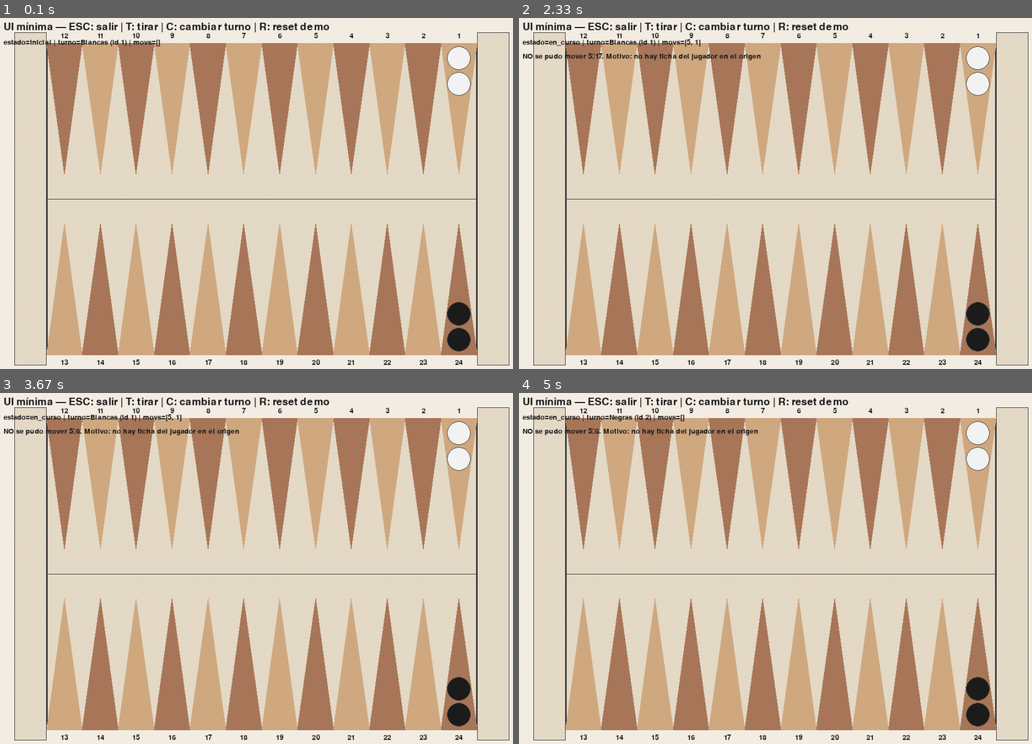
Above: before the commit, frames 1-4 (two rows, left to right).
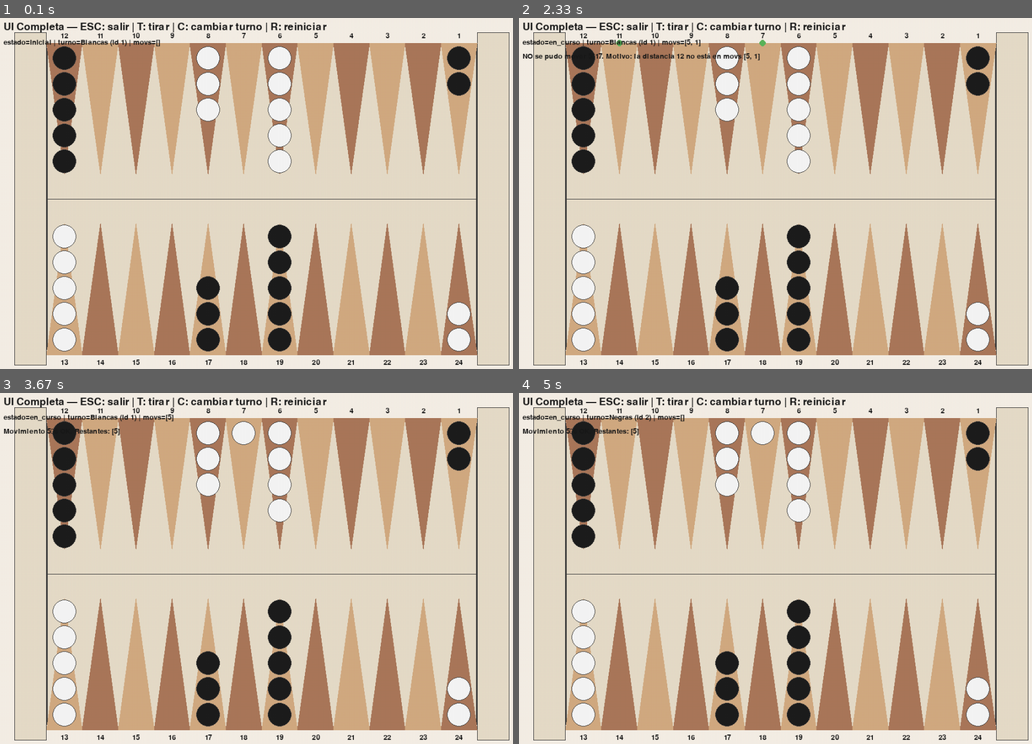
Above: after the commit, the same moments.

Repository: um-computacion/computacion-2025-backgammon-maxinavesi1
Game: pygame game, started from backgammon/pygame/pygame_ui.py
Two runs of this game, one before a commit and one after it. Both use one fixed random seed, a clock stepped at 60 frames per second and the inputs below.
Inputs (mouse positions are in pixels of both pictures, inside the frame that each line leads up to):
- Up to frame 1 (0.1 s): no input
- Up to frame 2 (2.33 s): click (780, 200) at 0.38 s; tap R at 0.67 s; tap T at 1.5 s; click (790, 70) at 1.88 s; click (754, 295) at 2.22 s
- Up to frame 3 (3.67 s): click (246, 508) at 2.55 s
- Up to frame 4 (5 s): tap C at 3.83 s

The runs differ from the first frame. In frame 1, 8.3% of the frame differs, in the area x 3-92%, y 1-96%; in frame 2, 8.5%; in frame 3, 8.6%, in the area x 0-92%, y 1-96%; in frame 4, 8.6%.

Commit message:
Posicion inicial incluida en el proyecto

Diff:
--- a/backgammon/CLI/main.py
+++ b/backgammon/CLI/main.py
@@ -28,7 +28,7 @@
     j1 = Jugador("Blancas")
     j2 = Jugador("Negras")
     juego = Juego(j1, j2)
-
+    juego.reiniciar()
     i = 0
     while i < len(args):
         cmd = args[i]
--- a/backgammon/core/tablero.py
+++ b/backgammon/core/tablero.py
@@ -18,10 +18,30 @@
         self.__barra__ = {}
 
     def preparar_posicion_inicial(self):
-        """Deja el tablero en estado inicial VACÍO (los tests colocan fichas)."""
+        """Limpia todos los puntos, la barra y las salidas del tablero."""
         self.__puntos__ = [[] for _ in range(PUNTOS)]
         self.__salidas__ = {}
         self.__barra__ = {}
+
+    def posicion_inicial_estandar(self, j1_id: int, j2_id: int):
+        """
+        Configura el tablero con la distribución de fichas inicial estándar de Backgammon
+        """
+        self.preparar_posicion_inicial()
+        posiciones = [
+            (j1_id, 23, 2),
+            (j1_id, 12, 5),
+            (j1_id, 7, 3),
+            (j1_id, 5, 5),
+            (j2_id, 0, 2),
+            (j2_id, 11, 5),
+            (j2_id, 16, 3),
+            (j2_id, 18, 5)
+        ]
+
+        for pid, punto, cantidad in posiciones:
+            for _ in range(cantidad):
+                self.colocar_ficha(pid, punto)
 
     def validar_indice_punto(self, i):
         """Valida si el índice de punto está dentro del rango 0..23."""
--- a/backgammon/pygame/pygame_ui.py
+++ b/backgammon/pygame/pygame_ui.py
@@ -1,18 +1,17 @@
-"""Demo Pygame con estado de juego + clicks para mover.
+"""Interfaz Gráfica de Backgammon utilizando Pygame.
+
+Muestra el tablero con la posición inicial estándar y permite movimientos, capturas
+y bearing off (sacar fichas).
 
 Teclas:
   ESC   → salir
   T     → tirar dados
   C     → cambiar turno
-  R     → reset DEMO (2 fichas J1 en 0 y 2 fichas J2 en 23)
+  R     → reiniciar a la posición inicial estándar
 
 Clicks:
   • Click en un punto para seleccionarlo (origen).
   • Click en otro punto o en la barra de salida (laterales) para intentar mover/sacar (destino).
-  • Si falla, se muestra el motivo (juego.ultimo_error()).
-
-Ejecución:
-    python -m backgammon.pygame.pygame_ui
 """
 from __future__ import annotations
 import sys
@@ -49,7 +48,7 @@
 _BOARD_RECT: pygame.Rect | None = None
 
 def _board_rect() -> pygame.Rect:
-    """Rectángulo del tablero interno con márgenes."""
+    """Calcula y retorna el rectángulo del tablero interno con márgenes."""
     global _BOARD_RECT
     rect = pygame.Rect(
         MARGEN_X + OUT_BAR_W,
@@ -62,11 +61,12 @@
 
 
 def _tri_w() -> float:
+    """Calcula el ancho de cada triángulo (punto)."""
     return _BOARD_RECT.width / 12.0
 
 
 def _point_index_to_display(idx: int) -> tuple[str, int]:
-    """Mapeo 0..23 -> ('top'/'bottom', col_visual 0..11)."""
+    """Mapea el índice lógico (0-23) al cuadrante y columna visual (0-11)."""
     if 0 <= idx <= 11:
         return 'top', 11 - idx
     else:
@@ -74,7 +74,7 @@
 
 
 def _point_center(idx: int) -> tuple[int, int]:
-    """Centro base de un punto para dibujar marcas/hints (no fichas apiladas)."""
+    """Calcula el centro horizontal de un punto para dibujar marcadores."""
     row, col_vis = _point_index_to_display(idx)
     x = int(_BOARD_RECT.left + col_vis * _tri_w() + _tri_w() / 2)
     y = _BOARD_RECT.top if row == 'top' else _BOARD_RECT.bottom
@@ -82,9 +82,8 @@
 
 
 def _dibujar_triangulos(surface: pygame.Surface) -> None:
-    """Triángulos alternados del tablero (arriba/abajo)."""
-    if _BOARD_RECT is None:
-        return
+    """Dibuja los 24 triángulos (puntos) del tablero."""
+    if _BOARD_RECT is None: return
 
     for col_vis in range(12):
         x0 = _BOARD_RECT.left + col_vis * _tri_w()
@@ -101,13 +100,11 @@
 
 
 def _dibujar_marco_y_labels(surface: pygame.Surface, font: pygame.font.Font) -> None:
-    """Marco del tablero, línea central y numeración 12..1 / 13..24."""
-    if _BOARD_RECT is None:
-        return
+    """Dibuja el marco y la numeración 12..1 / 13..24."""
+    if _BOARD_RECT is None: return
 
     pygame.draw.rect(surface, BOARD_COLOR, _BOARD_RECT, border_radius=12)
     pygame.draw.rect(surface, LINE, _BOARD_RECT, 2, border_radius=12)
-
     pygame.draw.line(surface, LINE, (_BOARD_RECT.left, _BOARD_RECT.centery),
                      (_BOARD_RECT.right, _BOARD_RECT.centery), 1)
 
@@ -129,6 +126,7 @@
 def _draw_checker(surface: pygame.Surface, center: tuple[int, int], radius: int,
                   color_rgb: tuple[int, int, int], label: int | None,
                   font: pygame.font.Font) -> None:
+    """Dibuja una ficha individual con su borde y etiqueta de stack si aplica."""
     pygame.draw.circle(surface, color_rgb, center, radius)
     pygame.draw.circle(surface, LINE, center, radius, 1)
     if label:
@@ -137,9 +135,8 @@
 
 
 def _dibujar_fichas(surface: pygame.Surface, juego: Juego, font: pygame.font.Font) -> None:
-    """Dibuja las fichas apiladas con contador en la última si hay overflow."""
-    if _BOARD_RECT is None:
-        return
+    """Dibuja las fichas apiladas en los puntos del tablero."""
+    if _BOARD_RECT is None: return
 
     triw = _tri_w()
     radius = int(triw * 0.38)
@@ -178,9 +175,8 @@
 
 
 def _dibujar_barra(surface: pygame.Surface, juego: Juego, font: pygame.font.Font) -> None:
-    """Muestra cuántas fichas tiene cada jugador en la barra central."""
-    if _BOARD_RECT is None:
-        return
+    """Muestra cuántas fichas tiene cada jugador en la barra central (Bar)."""
+    if _BOARD_RECT is None: return
 
     j1_id = juego.jugadores[0].id
     j2_id = juego.jugadores[1].id
@@ -189,14 +185,13 @@
     b2 = juego.tablero.fichas_en_barra(j2_id)
 
     bar_rect = pygame.Rect(_BOARD_RECT.centerx - 10, _BOARD_RECT.top, 20, _BOARD_RECT.height)
-
     if b1 > 0:
         cy_start = _BOARD_RECT.top + 30
         cy_step = 25
         txt = font.render(str(b1), True, COLOR_TEXTO if COLOR_J1 == (245, 245, 245) else COLOR_J1)
         for i in range(min(b1, 5)):
              _draw_checker(surface, (bar_rect.centerx, cy_start + i * cy_step), 10, COLOR_J1, None, font)
-        surface.blit(txt, (bar_rect.centerx - 10, cy_start + min(b1, 5) * cy_step)) # Contador
+        surface.blit(txt, (bar_rect.centerx - 10, cy_start + min(b1, 5) * cy_step))
 
     if b2 > 0:
         cy_start = _BOARD_RECT.bottom - 30
@@ -204,13 +199,16 @@
         txt = font.render(str(b2), True, COLOR_TEXTO if COLOR_J2 == (30, 30, 30) else COLOR_J2)
         for i in range(min(b2, 5)):
              _draw_checker(surface, (bar_rect.centerx, cy_start - i * cy_step), 10, COLOR_J2, None, font)
-        surface.blit(txt, (bar_rect.centerx - 10, cy_start - min(b2, 5) * cy_step - 20)) # Contador
-
-
-def __dibujar_bearing_off_bar__(surface: pygame.Surface, juego: Juego, font: pygame.font.Font) -> None:
+        surface.blit(txt, (bar_rect.centerx - 10, cy_start - min(b2, 5) * cy_step - 20))
+
+
+def _draw_bearing_off_bar(surface: pygame.Surface, juego: Juego, font: pygame.font.Font) -> None:
     """Dibuja las barras laterales de Bearing Off (Salida) y el conteo."""
+    if _BOARD_RECT is None: return
+
     j1_id = juego.jugadores[0].id
     j2_id = juego.jugadores[1].id
+
     j1_salidas = juego.tablero.fichas_salidas(j1_id)
     rect_j1 = pygame.Rect(OUT_BAR_X_J1, MARGEN_Y, OUT_BAR_W, ALTO - 2 * MARGEN_Y)
     pygame.draw.rect(surface, BOARD_COLOR, rect_j1)
@@ -231,39 +229,30 @@
 
 
 def _dibujar_hints(surface: pygame.Surface, origen: int | None, movs: list[int], juego: Juego) -> None:
-    """Pistas (puntitos) en destinos posibles desde 'origen' según los dados."""
-    if origen is None or not movs:
+    """Dibuja pistas visuales (puntos verdes) en los destinos posibles."""
+    if origen is None or not movs or _BOARD_RECT is None:
         return
 
     pid = juego.jugador_actual.id
     posibles = set()
 
     for d in movs:
-        destino_potencial = 0
-        if origen == 0 and juego._en_barra(pid):
-            if pid % 2 != 0: destino_potencial = origen + d
-
-        elif origen == 23 and juego._en_barra(pid):
-            if pid % 2 == 0: destino_potencial = origen - d
-
-        elif pid % 2 != 0:
-            destino_potencial = origen + d
-        else:
-            destino_potencial = origen - d
-
-        if 0 <= destino_potencial < PUNTOS:
-            ok, _ = juego._validar_movimiento(origen, destino_potencial)
+        destino_fwd = origen + d if pid % 2 != 0 else origen - d
+
+        if 0 <= destino_fwd < PUNTOS:
+            ok, _ = juego._validar_movimiento(origen, destino_fwd)
             if ok:
-                posibles.add(destino_potencial)
+                posibles.add(destino_fwd)
 
         if juego.tablero.puede_sacar_fichas(pid):
-            dist_req = PUNTOS - origen if pid % 2 != 0 else origen + 1
-            if d >= dist_req:
+            ok, _ = juego._validar_movimiento(origen, PUNTOS)
+            if ok:
                  posibles.add(PUNTOS)
 
     for idx in posibles:
         if idx == PUNTOS:
-            rect = pygame.Rect(OUT_BAR_X_J1 if pid % 2 != 0 else OUT_BAR_X_J2, _BOARD_RECT.centery - 10, OUT_BAR_W, 20)
+            rect = pygame.Rect(OUT_BAR_X_J1 if pid % 2 != 0 else OUT_BAR_X_J2,
+                               _BOARD_RECT.centery - 10, OUT_BAR_W, 20)
             pygame.draw.rect(surface, COLOR_HINT, rect, border_radius=6)
         else:
             x, y = _point_center(idx)
@@ -271,9 +260,8 @@
 
 
 def _punto_desde_xy(x: int, y: int) -> int | None:
-    """Mapear click a índice 0..23 en función de columnas y mitad superior/inferior."""
-    if _BOARD_RECT is None:
-        return None
+    """Mapear click a índice 0..23 en el tablero central."""
+    if _BOARD_RECT is None: return None
 
     triw = _tri_w()
     fila_sup = y < _BOARD_RECT.centery
@@ -311,32 +299,19 @@
 
     return None
 
-
-def _demo_reset(juego: Juego) -> None:
-    """Tablero vacío + 2 fichas del jugador actual en 0 y 2 del otro en 23."""
-    t = juego.tablero
-    t.preparar_posicion_inicial()
-    j1 = juego.jugadores[0].id
-    j2 = juego.jugadores[1].id
-    t.colocar_ficha(j1, 0); t.colocar_ficha(j1, 0)
-    t.colocar_ficha(j2, 23); t.colocar_ficha(j2, 23)
-
-
 def iniciar_ui(ancho: int = ANCHO, alto: int = ALTO) -> None:
     pygame.init()
     pygame.font.init()
 
     flags = pygame.SCALED if hasattr(pygame, "SCALED") else 0
     screen = pygame.display.set_mode((ancho, alto), flags=flags)
-    pygame.display.set_caption("Backgammon — demo")
+    pygame.display.set_caption("Backgammon — Computación 2025")
     clock = pygame.time.Clock()
-
     f28 = pygame.font.Font(None, 28)
     f20 = pygame.font.Font(None, 20)
-
     j1 = Jugador("Blancas"); j2 = Jugador("Negras")
     juego = Juego(j1, j2)
-    _demo_reset(juego)
+    juego.reiniciar()
 
     ultimo_txt = None
     seleccionado: int | None = None
@@ -357,7 +332,7 @@
                 elif ev.key == pygame.K_c:
                     juego.cambiar_turno(); seleccionado = None
                 elif ev.key == pygame.K_r:
-                    _demo_reset(juego); ultimo_txt = None; seleccionado = None
+                    juego.reiniciar(); ultimo_txt = None; seleccionado = None
             elif ev.type == pygame.MOUSEBUTTONDOWN and ev.button == 1:
                 idx = _point_or_out_bar_from_xy(*ev.pos)
 
@@ -387,12 +362,12 @@
                                 msg = (f"NO se pudo mover {seleccionado}→{idx}. "
                                        f"Motivo: {juego.ultimo_error() or 'movimiento inválido'}")
                             ultimo_txt = f20.render(msg, True, COLOR_TEXTO)
-
         screen.fill(BG_COLOR)
 
-        __dibujar_bearing_off_bar__(screen, juego, f20)
+        _draw_bearing_off_bar(screen, juego, f20)
         _dibujar_marco_y_labels(screen, f20)
         _dibujar_triangulos(screen)
+
         _dibujar_hints(screen, seleccionado, juego.movimientos_disponibles(), juego)
         _dibujar_fichas(screen, juego, f20)
         _dibujar_barra(screen, juego, f20)
@@ -400,7 +375,7 @@
         estado = (f"estado={juego.estado} | turno={juego.jugador_actual.nombre} "
                   f"(id {juego.jugador_actual.id}) | movs={juego.movimientos_disponibles()}")
         titulo = f28.render(
-            "UI mínima — ESC: salir | T: tirar | C: cambiar turno | R: reset demo", True, COLOR_TEXTO
+            "UI Completa — ESC: salir | T: tirar | C: cambiar turno | R: reiniciar", True, COLOR_TEXTO
         )
         info = f20.render(estado, True, COLOR_TEXTO)
 
--- a/backgammon/tests/test_juego.py
+++ b/backgammon/tests/test_juego.py
@@ -3,6 +3,7 @@
 from backgammon.core.jugador import Jugador
 from backgammon.core.tablero import PUNTOS, FICHAS_POR_JUGADOR
 from backgammon.core.tablero import Tablero
+from backgammon.core.tablero import Checker
 
 class _TableroFalso:
     def __init__(self, ganador_id):
@@ -319,9 +320,9 @@
     def test_mover_ficha_falla_por_bloqueo_registra_error(self):
         g = Juego(Jugador("A"), Jugador("B"))
         pid = g.jugador_actual.id
-        g.tablero.colocar_ficha(pid, 0)
         rival = 2 if pid == 1 else 1
-        g.tablero.__puntos__[4] = [rival, rival]
+        g.tablero.colocar_ficha(pid, 0)
+        g.tablero.__puntos__[4] = [Checker(rival), Checker(rival)]
         g.__movs_restantes__ = [4]
         ok = g.mover_ficha(0, 4)
         self.assertFalse(ok)
@@ -364,7 +365,7 @@
         pid = g.jugador_actual.id
         rival = 2 if pid == 1 else 1
         g.tablero.colocar_ficha(pid, 0)
-        g.tablero.__puntos__[4] = [rival, rival]
+        g.tablero.__puntos__[4] = [Checker(rival), Checker(rival)]
         g.__movs_restantes__ = [4]
         ok = g.aplicar_movimiento(0, 4)
         self.assertFalse(ok)
@@ -389,7 +390,7 @@
         pid = g.jugador_actual.id
         rival = 2 if pid == 1 else 1
         g.tablero.colocar_ficha(pid, 0)
-        g.tablero.__puntos__[4] = [rival, rival]
+        g.tablero.__puntos__[4] = [Checker(rival), Checker(rival)]
         g.__movs_restantes__ = [4]
         ok = g.mover_ficha(0, 4)
         self.assertFalse(ok)
--- a/backgammon/tests/test_tablero.py
+++ b/backgammon/tests/test_tablero.py
@@ -2,7 +2,7 @@
 from backgammon.core.tablero import Tablero, PUNTOS, FICHAS_POR_JUGADOR
 from backgammon.core.juego import Juego
 from backgammon.core.jugador import Jugador
-
+from backgammon.core.tablero import Checker
 
 class PruebasTablero(unittest.TestCase):
 
@@ -128,38 +128,39 @@
 
     def test_bloqueado_por_oponente_true(self):
         t = Tablero()
-        t.__puntos__[5] = [2, 2]
+        t.__puntos__[5] = [Checker(2), Checker(2)]
         self.assertTrue(t._bloqueado_por_oponente(1, 5))
 
     def test_bloqueado_por_oponente_false_vacio_o_una(self):
         t = Tablero()
         self.assertFalse(t._bloqueado_por_oponente(1, 7))
-        t.__puntos__[7] = [2]
+        t.__puntos__[7] = [Checker(2)]
         self.assertFalse(t._bloqueado_por_oponente(1, 7))
 
     def test_mover_ficha_seguro_ok(self):
         t = Tablero()
-        t.__puntos__[0] = [1]
+        t.__puntos__[0] = [Checker(1)]
         ok = t.mover_ficha_seguro(1, 0, 3)
         self.assertTrue(ok)
         self.assertEqual(t.punto(0), [])
-        self.assertEqual(t.punto(3), [1])
+        self.assertEqual(len(t.punto(3)), 1)
+        self.assertEqual(t.punto(3)[0].owner_id, 1)
 
     def test_mover_ficha_seguro_falla_por_bloqueo(self):
         t = Tablero()
-        t.__puntos__[0] = [1]
-        t.__puntos__[4] = [2, 2]
+        t.__puntos__[0] = [Checker(1)]
+        t.__puntos__[4] = [Checker(2), Checker(2)]
         ok = t.mover_ficha_seguro(1, 0, 4)
         self.assertFalse(ok)
-        self.assertEqual(t.punto(0), [1])
-        self.assertEqual(t.punto(4), [2, 2])
+        self.assertEqual(t.punto(0)[0].owner_id, 1)
+        self.assertEqual(t.punto(4)[0].owner_id, 2)
 
     def test_mover_ficha_seguro_falla_por_propiedad(self):
         t = Tablero()
-        t.__puntos__[2] = [2]
+        t.__puntos__[2] = [Checker(2)]
         ok = t.mover_ficha_seguro(1, 2, 5)
         self.assertFalse(ok)
-        self.assertEqual(t.punto(2), [2])
+        self.assertEqual(t.punto(2)[0].owner_id, 2)
         self.assertEqual(t.punto(5), [])
 
     def test_hit_envia_a_barra_y_ocupa(self):
@@ -206,7 +207,7 @@
         pid = 1
         rival = 2
         t.enviar_a_barra(pid)
-        t.__puntos__[4] = [rival, rival]
+        t.__puntos__[4] = [Checker(rival), Checker(rival)]
         self.assertFalse(t.reingresar_desde_barra(pid, 4))
         self.assertEqual(t.fichas_en_barra(pid), 1)
 
@@ -215,12 +216,46 @@
         pid = 1
         rival = 2
         t.enviar_a_barra(pid)
-        t.__puntos__[5] = [rival]
+        t.__puntos__[5] = [Checker(rival)]
         ok = t.reingresar_desde_barra(pid, 5)
         self.assertTrue(ok)
         self.assertEqual(t.fichas_en_barra(pid), 0)
-        self.assertEqual(t.punto(5), [pid])
+        self.assertEqual(t.punto(5)[0].owner_id, pid)
         self.assertEqual(t.fichas_en_barra(rival), 1)
+
+    def test_posicion_inicial_estandar_coloca_fichas_correctamente(self):
+        """Verifica que la posición inicial cumple con la distribución 2/5/3/5."""
+        t = Tablero()
+        j1_id = 1
+        j2_id = 2
+        t.posicion_inicial_estandar(j1_id, j2_id)
+        total_fichas_j1 = sum(1 for p in t.__puntos__ for f in p if f.owner_id == j1_id)
+        total_fichas_j2 = sum(1 for p in t.__puntos__ for f in p if f.owner_id == j2_id)
+        self.assertEqual(total_fichas_j1, FICHAS_POR_JUGADOR, "J1 debe tener 15 fichas en total.")
+        self.assertEqual(total_fichas_j2, FICHAS_POR_JUGADOR, "J2 debe tener 15 fichas en total.")
+        expected_j1 = {23: 2, 12: 5, 7: 3, 5: 5}
+        expected_j2 = {0: 2, 11: 5, 16: 3, 18: 5}
+
+        for punto, cantidad_esperada in expected_j1.items():
+            fichas_en_punto = t.punto(punto)
+            self.assertEqual(len(fichas_en_punto), cantidad_esperada,
+                             f"J1: Falla en punto {punto+1}. Esperado: {cantidad_esperada}, Obtenido: {len(fichas_en_punto)}")
+            if fichas_en_punto:
+                 self.assertTrue(all(f.owner_id == j1_id for f in fichas_en_punto),
+                                 f"J1: El punto {punto+1} contiene fichas del oponente.")
+
+        for punto, cantidad_esperada in expected_j2.items():
+            fichas_en_punto = t.punto(punto)
+            self.assertEqual(len(fichas_en_punto), cantidad_esperada,
+                             f"J2: Falla en punto {punto+1}. Esperado: {cantidad_esperada}, Obtenido: {len(fichas_en_punto)}")
+            if fichas_en_punto:
+                 self.assertTrue(all(f.owner_id == j2_id for f in fichas_en_punto),
+                                 f"J2: El punto {punto+1} contiene fichas del oponente.")
+
+        puntos_ocupados = set(expected_j1.keys()) | set(expected_j2.keys())
+        for i in range(PUNTOS):
+            if i not in puntos_ocupados:
+                self.assertEqual(len(t.punto(i)), 0, f"El punto {i+1} debería estar vacío.")
 
 
 if __name__ == "__main__":
